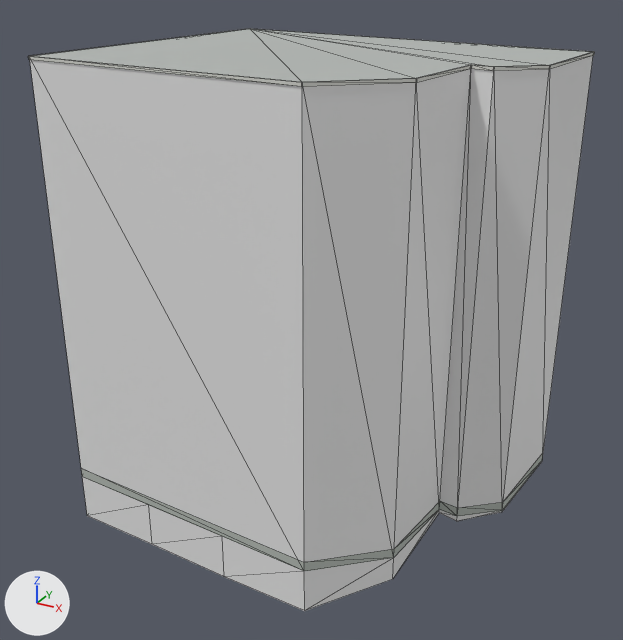
The glTF model public/models/buildings/osm-way-49379082.glb, before and after one commit.
Camera for both pictures: a 50 mm lens placed at (13.1, -24.2, 18.2), pointed at (-0.2, 0.0, 6.1). Arrows for +X, +Y and +Z are at lower left; the lights stay in place. The older version comes first. Mesh edges are drawn as thin lines. Where no turn or scale is listed for an object, it has been applied to the vertices. Vertices at exactly the same position are counted once.

Names of what the first picture shows: 'building foundation 49379082', 'reality 49379082 near reality aged pale plaster', 'reality 49379082 near reality concrete plinth', 'reality 49379082 near reality flat weathered roof', 'reality 49379082 near reality pale aluminum sill'.
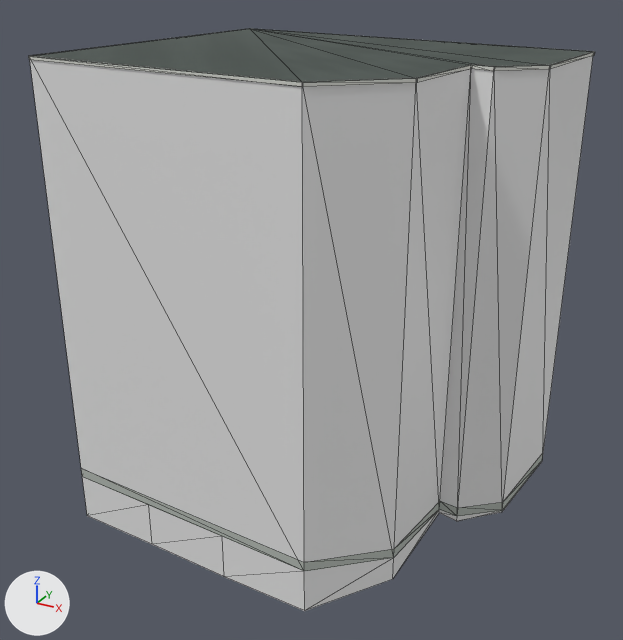
What differs and where, as boxes [x1, y1, x2, y2] in the pictures (623 x 640 px):
'reality 49379082 near reality flat weathered roof', surface changed (darker): [32, 29, 592, 82] in both
part 1 of me_reality_49379082_near_reality_pale_aluminum_sill, added: after [31, 29, 594, 82]

What the commit changed:
Picture 'roof-color' (img_roof_color) is new.
In material 'reality flat weathered roof' (mat_reality_flat_weathered_roof), base_color is no longer (0.451, 0.475, 0.455), grey #b3b7b4.
In material 'reality flat weathered roof' (mat_reality_flat_weathered_roof), texture is now set to img_roof_color.
me_reality_49379082_near_reality_pale_aluminum_sill is used by ob_reality_49379082_near_reality_pale_aluminum_sill; location (0.0, 0.0, 0.0).
Verts and faces of me_reality_49379082_near_reality_pale_aluminum_sill; kept vertices keep their numbers, new ones are numbered from 32.
Before the commit, vertices of me_reality_49379082_near_reality_pale_aluminum_sill: 2 (5.71, -0.28, 15.0) at pixel (494, 66), 3 (6.96, 0.8, 15.0) at pixel (550, 65), 6 (5.0, -0.2, 15.0) at pixel (470, 64), 7 (5.69, -0.29, 15.0) at pixel (493, 66), 10 (4.68, -3.31, 15.0) at pixel (417, 78).
Before the commit, vertices of me_reality_49379082_near_reality_pale_aluminum_sill: 11 (5.03, -0.17, 15.0) at pixel (472, 64), 14 (2.48, -5.29, 15.0) at pixel (302, 82), 15 (4.67, -3.33, 15.0) at pixel (416, 78), 18 (-7.31, -4.68, 15.0) at pixel (28, 56), 19 (2.46, -5.3, 15.0) at pixel (301, 82).
Before the commit, vertices of me_reality_49379082_near_reality_pale_aluminum_sill: 22 (-6.28, 5.97, 15.0) at pixel (248, 28), 23 (-7.34, -4.65, 15.0) at pixel (28, 55), 26 (7.31, 4.68, 15.0) at pixel (593, 51), 27 (-6.25, 6.0, 15.0) at pixel (250, 28), 30 (6.97, 0.82, 15.0) at pixel (550, 65).
Before the commit, vertices of me_reality_49379082_near_reality_pale_aluminum_sill: 31 (7.34, 4.65, 15.0) at pixel (594, 51).
me_reality_49379082_near_reality_pale_aluminum_sill had 32 vertices, 16 faces and spanned x -7.34..7.34, y -5.3..6.0, z 14.89..15.0.
me_reality_49379082_near_reality_pale_aluminum_sill now has 40 vertices, 32 faces and spans x -7.34..7.34, y -5.3..6.0, z 14.89..15.0.
Part 1, on me_reality_49379082_near_reality_pale_aluminum_sill:
New vertices 32 to 35 stand at vertices 2, 3, 14, 15, in that order, plus (-0.02, 0.02, 0.0).
New vertex 36 is at (5.0, -0.17, 15.0), pixel (471, 64).
New vertex 37 is at (-7.31, -4.65, 15.0), pixel (29, 56).
New vertex 38 is at (-6.25, 5.97, 15.0), pixel (249, 28).
New vertex 39 is at (7.31, 4.65, 15.0), pixel (593, 51).
New faces: (2, 33, 32), (2, 3, 33), (6, 32, 36), (6, 7, 32), (10, 36, 35), (10, 11, 36).
New faces: (14, 35, 34), (14, 15, 35), (18, 34, 37), (18, 19, 34), (22, 37, 38), (22, 23, 37).
New faces: (26, 38, 39), (26, 27, 38), (30, 39, 33), (30, 31, 39).
